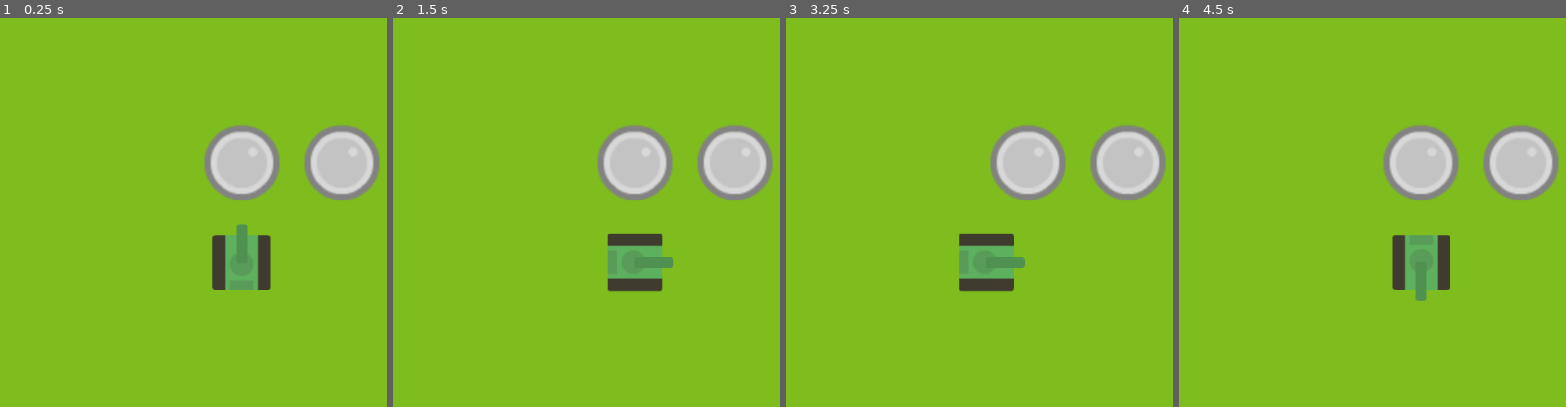
Above: before the commit, frames 1-4 (left to right).
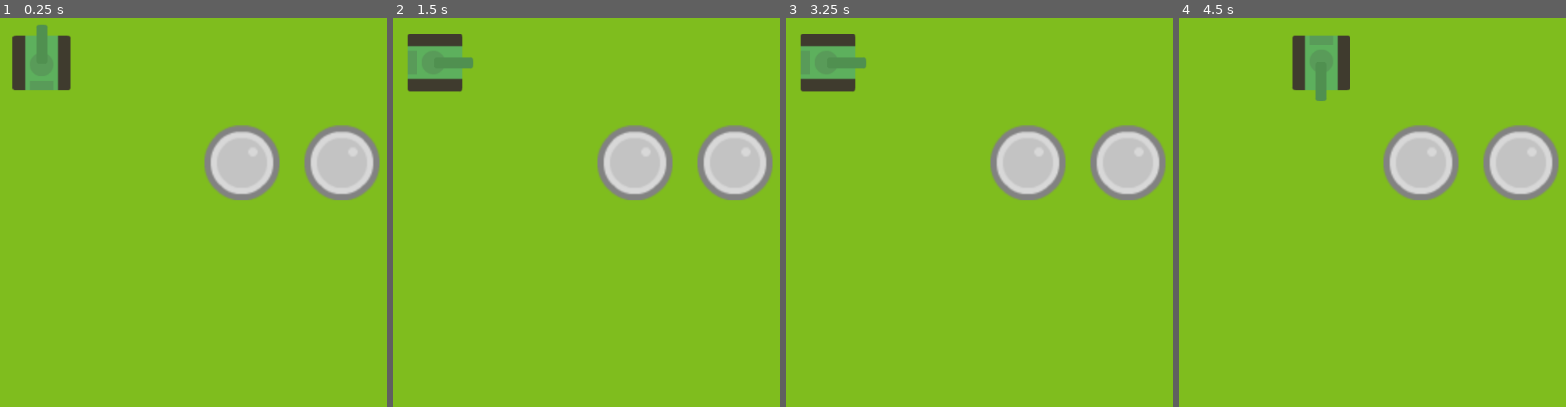
Above: after the commit, the same moments.

Repository: lendroit/tanktank
Game: Godot game, scene res://World.tscn
The game is run twice, just before and just after one commit, with the same random seed, the same clock (stepped at 60 frames per second) and the same inputs.
Inputs:
- Up to frame 1 (0.25 s): no input
- Up to frame 2 (1.5 s): tap Enter (end_turn) at 0.5 s; hold Right (rotate_right) 0.53-1.28 s; hold Enter (end_turn) 0.53-1.28 s; hold Down (move_backward) from 1.28 s (still down); tap Up (move_frontward) at 1.35 s
- Up to frame 3 (3.25 s): tap Space (shoot) at 2 s; release Down (move_backward) at 2.03 s; hold Space (shoot) 2.03-2.78 s; hold Right (rotate_right) from 2.03 s (still down); tap Enter (end_turn) at 2.75, 2.85 s
- Up to frame 4 (4.5 s): release Right (rotate_right) at 3.53 s; hold Up (move_frontward) 3.53-4.28 s; hold Left (rotate_left) from 3.53 s (still down); tap Space (shoot) at 4.35 s

The runs differ from the first frame. In frame 1, 4.4% of the frame differs, in the area x 3-71%, y 1-70%; in frame 2, 4.4%; in frame 3, 4.4%; in frame 4, 4.4%.

Commit message:
feature: add tank_name property

Diff:
--- a/Grid.gd
+++ b/Grid.gd
@@ -7,14 +7,14 @@
 # TODO add setters for this
 var object_positions = []
 
-const INITIAL_POSITION = Vector2(2, 2)
+const INITIAL_POSITION_PLAYER_1 = Vector2(0, 0)
 
 var Tank = preload("res://Tank/Tank.tscn")
 
 func _ready():
 	make_object_positions_grid()
 	register_children_objects()
-	place_tank(INITIAL_POSITION)
+	place_tank(INITIAL_POSITION_PLAYER_1, "PLAYER_1")
 
 func register_children_objects():
 	var children = self.get_children()
@@ -32,8 +32,9 @@
 
 	object_positions = array
 
-func place_tank(initial_position: Vector2):
+func place_tank(initial_position: Vector2, tank_name: String):
 	var new_tank = Tank.instance()
+	new_tank.tank_name = tank_name
 
 	var world_position = self.map_to_world(initial_position)
 	new_tank.position = world_position
--- a/Tank/Tank.gd
+++ b/Tank/Tank.gd
@@ -3,6 +3,7 @@
 
 # TODO get this value from a config somewhere
 const GRID_SIZE = 128
+export (String) var tank_name
 
 onready var grid = get_parent()
 onready var tween = $Tween
